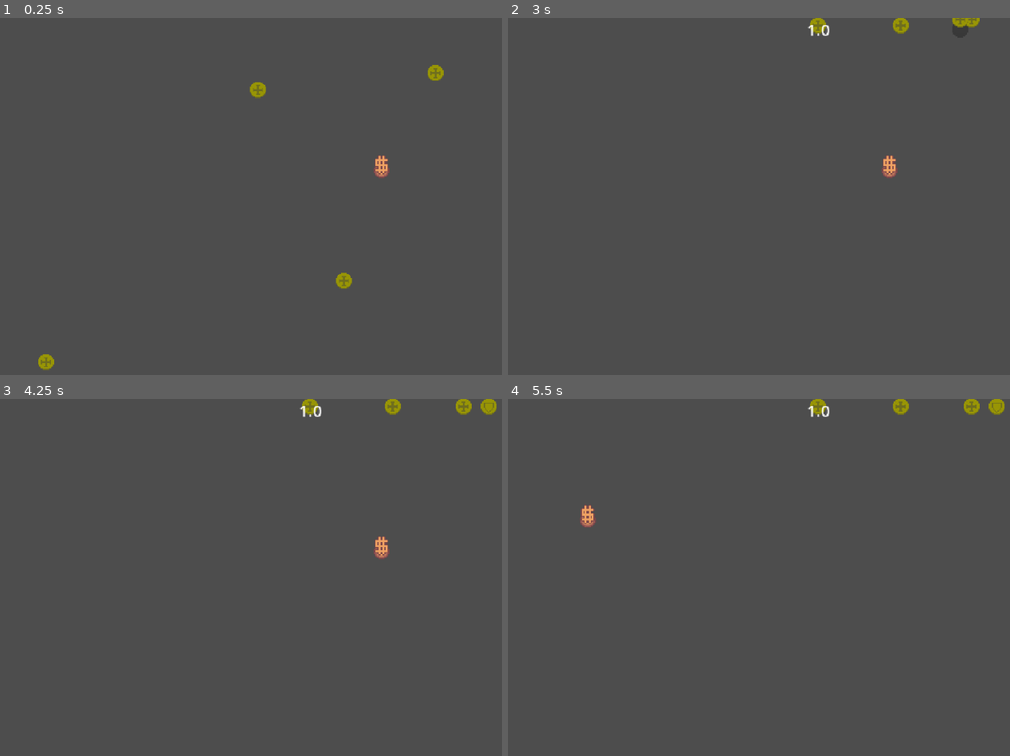
Above: before the commit, frames 1-4 (two rows, left to right).
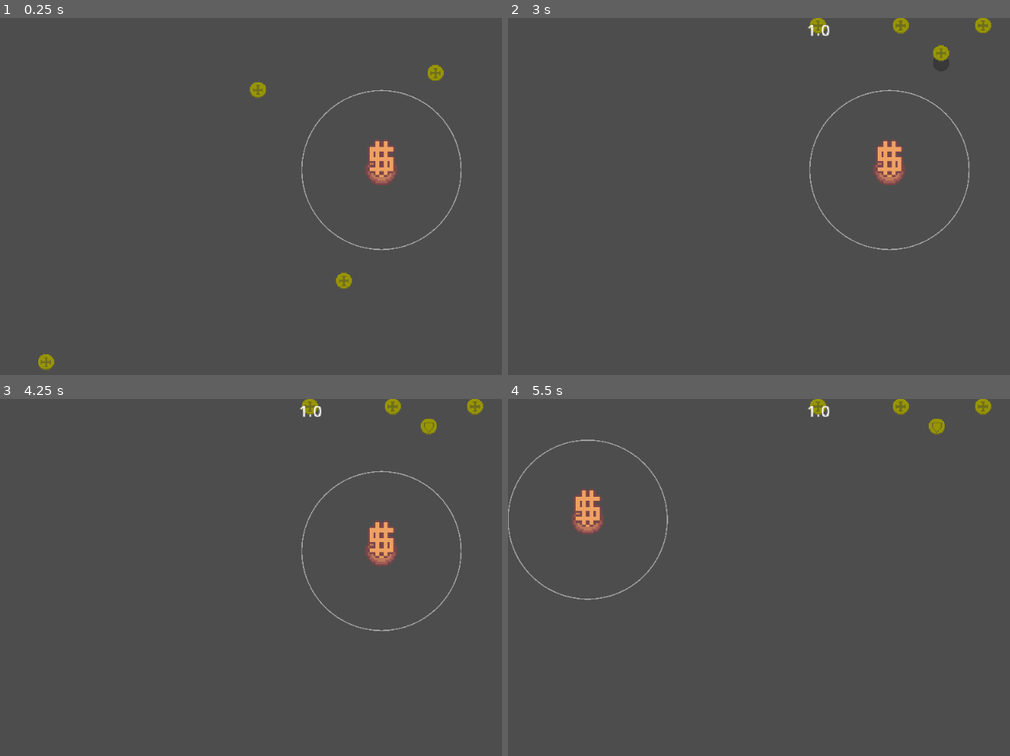
Above: after the commit, the same moments.

Repository: Plagiatus/JulienTest
Game: Godot game, scene res://scenes/game.tscn
Two runs of this game, one before a commit and one after it. Both use one fixed random seed, a clock stepped at 60 frames per second and the inputs below.
Inputs (mouse positions are in pixels of both pictures, inside the frame that each line leads up to):
- Up to frame 1 (0.25 s): no input
- Up to frame 2 (3 s): tap Enter at 0.5, 2 s; move the mouse to (553, 360) at 0.52 s; press the mouse at (553, 360) at 0.53 s; tap Space at 1.25, 2.75 s; move the mouse to (764, 89) at 1.27 s; release the mouse at (764, 89) at 1.28 s; click (764, 89) at 1.35 s; move the mouse to (854, 282) at 2.02 s; press the mouse at (854, 282) at 2.03 s; move the mouse to (944, 71) at 2.77 s; release the mouse at (944, 71) at 2.78 s; click (944, 71) at 2.85 s
- Up to frame 3 (4.25 s): tap Enter at 3.5 s; move the mouse to (381, 552) at 3.52 s; press the mouse at (381, 552) at 3.53 s
- Up to frame 4 (5.5 s): tap Space at 4.25 s; move the mouse to (633, 523) at 4.27 s; release the mouse at (633, 523) at 4.28 s; click (633, 523) at 4.35 s; move the mouse to (859, 577) at 5.02 s; press the mouse at (859, 577) at 5.03 s

The runs differ from the first frame. In frame 1, 0.9% of the frame differs, in the area x 60-92%, y 20-66%; in frame 2, 1.3%; in frame 3, 1.3%; in frame 4, 1.3%, in the area x 0-99%, y 0-57%.

Commit message:
whoops wrong effect component

Diff:
--- a/source/v3/scenes/totems/totem.tscn
+++ b/source/v3/scenes/totems/totem.tscn
@@ -7,10 +7,10 @@
 [ext_resource type="Script" uid="uid://11wrtxlnq8hn" path="res://scripts/components/effects/value_multiplied_effect_component.gd" id="5_evpn7"]
 
 [sub_resource type="CircleShape2D" id="CircleShape2D_igf3p"]
-radius = 8.0
+radius = 16.0
 
 [sub_resource type="CircleShape2D" id="CircleShape2D_n00w2"]
-radius = 40.0
+radius = 80.0
 
 [node name="Totem" type="RigidBody2D" unique_id=1330368982 node_paths=PackedStringArray("area_of_effect")]
 collision_layer = 2
@@ -18,14 +18,10 @@
 lock_rotation = true
 linear_damp = 10.0
 script = ExtResource("1_8eb13")
-area_of_effect = NodePath("EffectComponent/AreaOfEffect")
+area_of_effect = NodePath("AreaOfEffect")
 
 [node name="CollisionShape2D" type="CollisionShape2D" parent="." unique_id=1898635089]
 shape = SubResource("CircleShape2D_igf3p")
-
-[node name="Visuals" type="Sprite2D" parent="." unique_id=875336131]
-position = Vector2(0, -8)
-texture = ExtResource("1_e2qub")
 
 [node name="ClickHandlerComponent" type="Node2D" parent="." unique_id=81853460 node_paths=PackedStringArray("clickable_shape")]
 script = ExtResource("2_8eb13")
@@ -40,10 +36,15 @@
 
 [node name="EffectComponent" type="Node2D" parent="." unique_id=2080598012 node_paths=PackedStringArray("area_of_effect")]
 script = ExtResource("5_evpn7")
-area_of_effect = NodePath("AreaOfEffect")
+area_of_effect = NodePath("../AreaOfEffect")
 
-[node name="AreaOfEffect" type="Area2D" parent="EffectComponent" unique_id=861559555]
+[node name="AreaOfEffect" type="Area2D" parent="." unique_id=861559555]
 collision_layer = 0
 
-[node name="CollisionShape2D" type="CollisionShape2D" parent="EffectComponent/AreaOfEffect" unique_id=1018870761]
+[node name="CollisionShape2D" type="CollisionShape2D" parent="AreaOfEffect" unique_id=1018870761]
 shape = SubResource("CircleShape2D_n00w2")
+
+[node name="Visuals" type="Sprite2D" parent="." unique_id=875336131]
+position = Vector2(0, -17)
+scale = Vector2(2, 2)
+texture = ExtResource("1_e2qub")
--- a/source/v3/scripts/components/effect_component.gd
+++ /dev/null
@@ -1,29 +0,0 @@
-@abstract
-class_name EffectComponent extends Node2D
-
-@export var area_of_effect: Area2D
-
-signal coin_entered_area(coin: Coin)
-signal coin_exited_area(coin: Coin)
-
-func _ready() -> void:
-	area_of_effect.body_entered.connect(_coin_entered)
-	area_of_effect.body_exited.connect(_coin_exited)
-
-func _coin_entered(body: PhysicsBody2D) -> void:
-	if not body is Coin: return
-	coin_entered_area.emit(body)
-	body.throw.connect(_on_coin_throw.bind(body))
-	body.land.connect(_on_coin_landed.bind(body))
-
-func _coin_exited(body: PhysicsBody2D) -> void:
-	if not body is Coin: return
-	coin_exited_area.emit(body)
-	body.throw.disconnect(_on_coin_throw)
-	body.land.disconnect(_on_coin_landed)
-
-func _on_coin_throw(_toss: TossResource, _coin: Coin): pass
-func _on_coin_landed(_toss_result: TossResultResource, _coin: Coin): pass
-
-func _draw() -> void:
-	draw_circle(position, 40, Color(1.0, 1.0, 1.0, 0.498), false, 1)
--- a/source/v3/scripts/components/effects/effect_component.gd
+++ b/source/v3/scripts/components/effects/effect_component.gd
@@ -1,4 +1,5 @@
-class_name EffectComponent extends Node
+@abstract
+class_name EffectComponent extends Node2D
 
 @export var area_of_effect: Area2D
 
@@ -6,12 +7,23 @@
 signal coin_exited_area(coin: Coin)
 
 func _ready() -> void:
-	area_of_effect.body_entered.connect(coin_entered)
+	area_of_effect.body_entered.connect(_coin_entered)
+	area_of_effect.body_exited.connect(_coin_exited)
 
-func coin_entered(body: PhysicsBody2D) -> void:
+func _coin_entered(body: PhysicsBody2D) -> void:
 	if not body is Coin: return
 	coin_entered_area.emit(body)
+	body.throw.connect(_on_coin_throw.bind(body))
+	body.land.connect(_on_coin_landed.bind(body))
 
-func coin_exited(body: PhysicsBody2D) -> void:
+func _coin_exited(body: PhysicsBody2D) -> void:
 	if not body is Coin: return
 	coin_exited_area.emit(body)
+	body.throw.disconnect(_on_coin_throw)
+	body.land.disconnect(_on_coin_landed)
+
+func _on_coin_throw(_toss: TossResource, _coin: Coin): pass
+func _on_coin_landed(_toss_result: TossResultResource, _coin: Coin): pass
+
+func _draw() -> void:
+	draw_circle(position, 80, Color(1.0, 1.0, 1.0, 0.498), false, 1)
Not shown, removed: source/v3/scripts/components/effect_component.gd.uid
